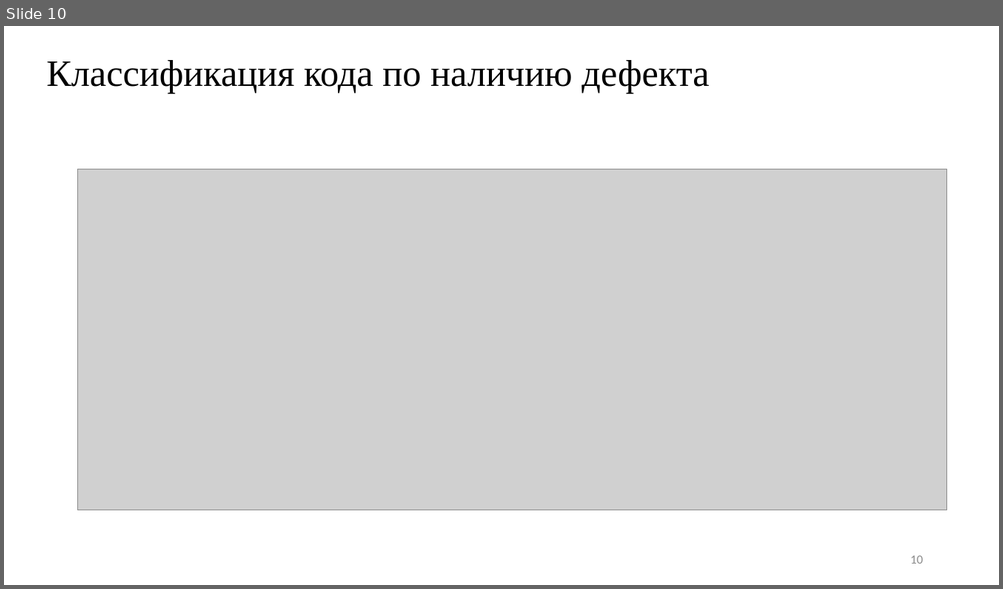
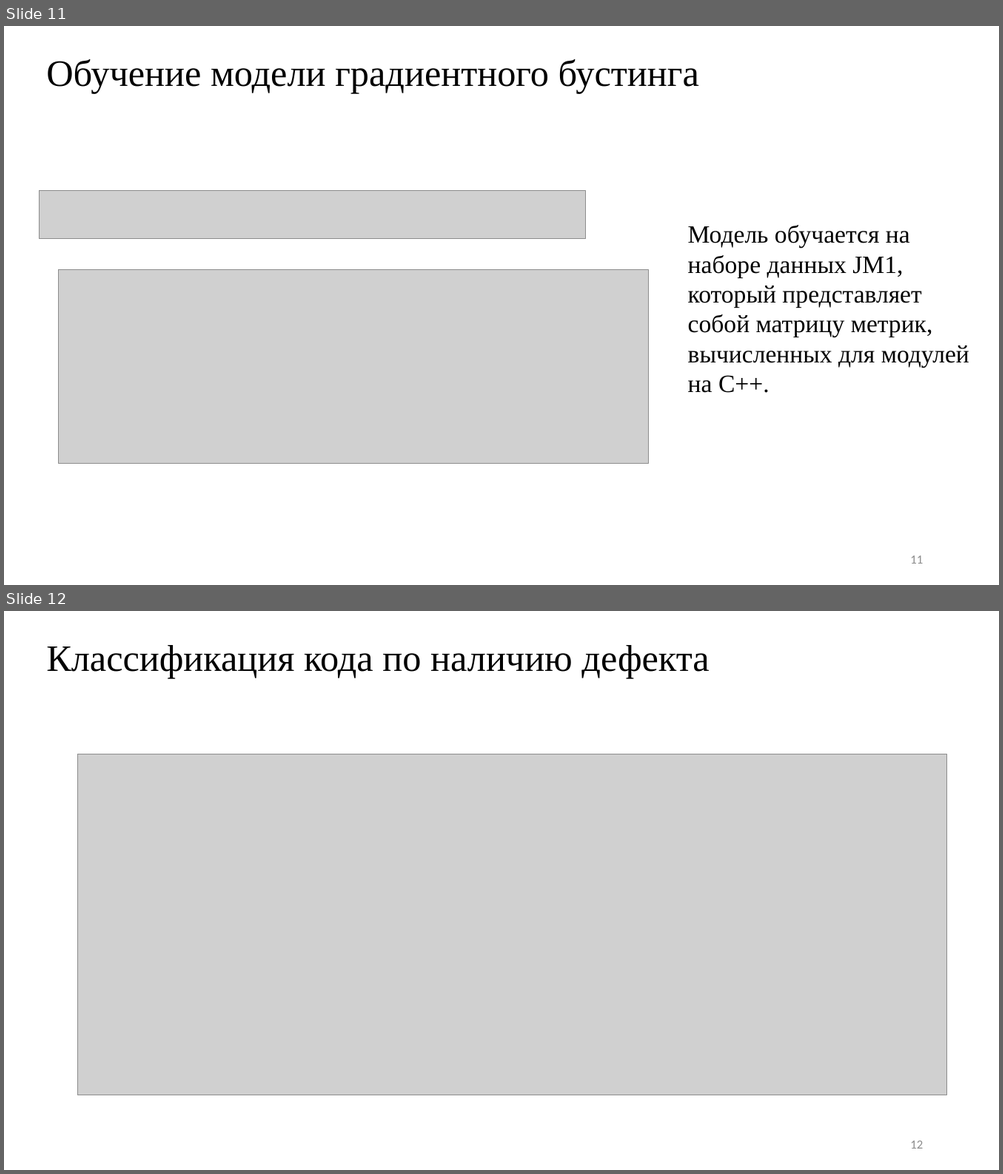
Before and after one commit to ilyasssklimov/bmstu_DefectDetection, a slide deck: doc/presentation/КлимовИС_ВКР_презентация.pptx. Shown one above the other, each under a label of ours: slide 10 before the commit, slides 11 and 12 after it. The pictures are 1003x589 and 1003x1174 pixels, drawn with LibreOffice and Linux fonts; fonts in the diff are those of the drawing; grey boxes stand for pictures. Boxes give left, top, right and bottom in pixels: in the first picture for what was removed or moved away, otherwise in the second. Text is boxed around its words. In the diff, an @@ line names an element or a change of style, - is before the commit and + after.

```diff
--- a/doc/presentation/КлимовИС_ВКР_презентация.pptx
+++ b/doc/presentation/КлимовИС_ВКР_презентация.pptx
@@ slide 11 added at (4, 26, 999, 585), background #FFFFFF @@
@@ title added at (46, 59, 699, 93), 36 pt, text #000000 @@
+Обучение модели градиентного бустинга
@@ picture added at (39, 191, 586, 238) @@
@@ text added at (688, 225, 969, 393), 24 pt, text #000000 @@
+Модель обучается на наборе данных JM1, который представляет собой матрицу метрик, вычисленных для модулей на C++.
@@ picture added at (59, 270, 649, 464) @@
@@ page number added at (910, 556, 922, 564), 12 pt, text #8C8C8C @@
+11
@@ what was slide 10 is now slide 12 @@
@@ page number at (910, 1141, 922, 1149): text changed @@
-10
+12
```
Also in this commit, not shown: 2 slides changed, 1 other slide added, 1 other file.
